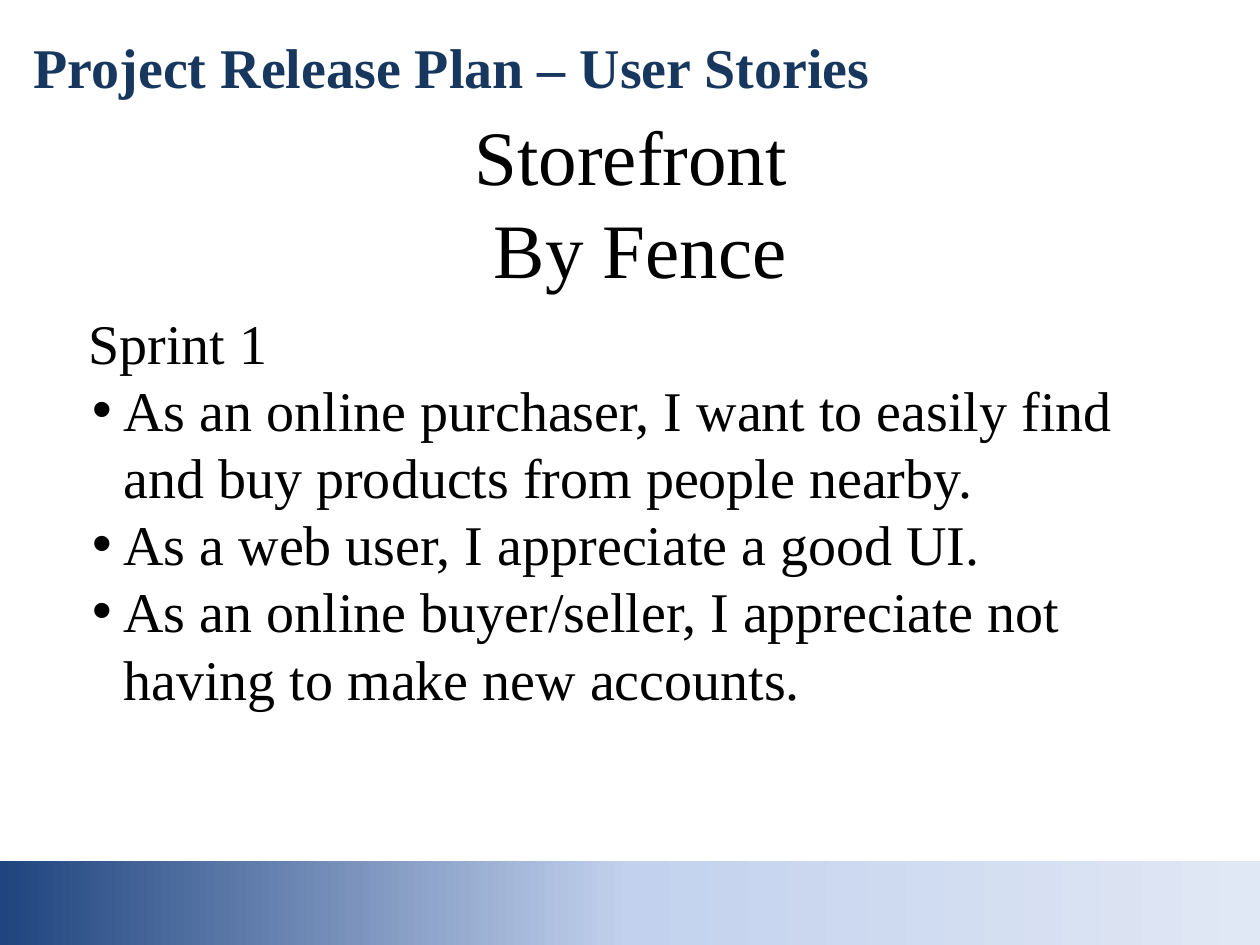
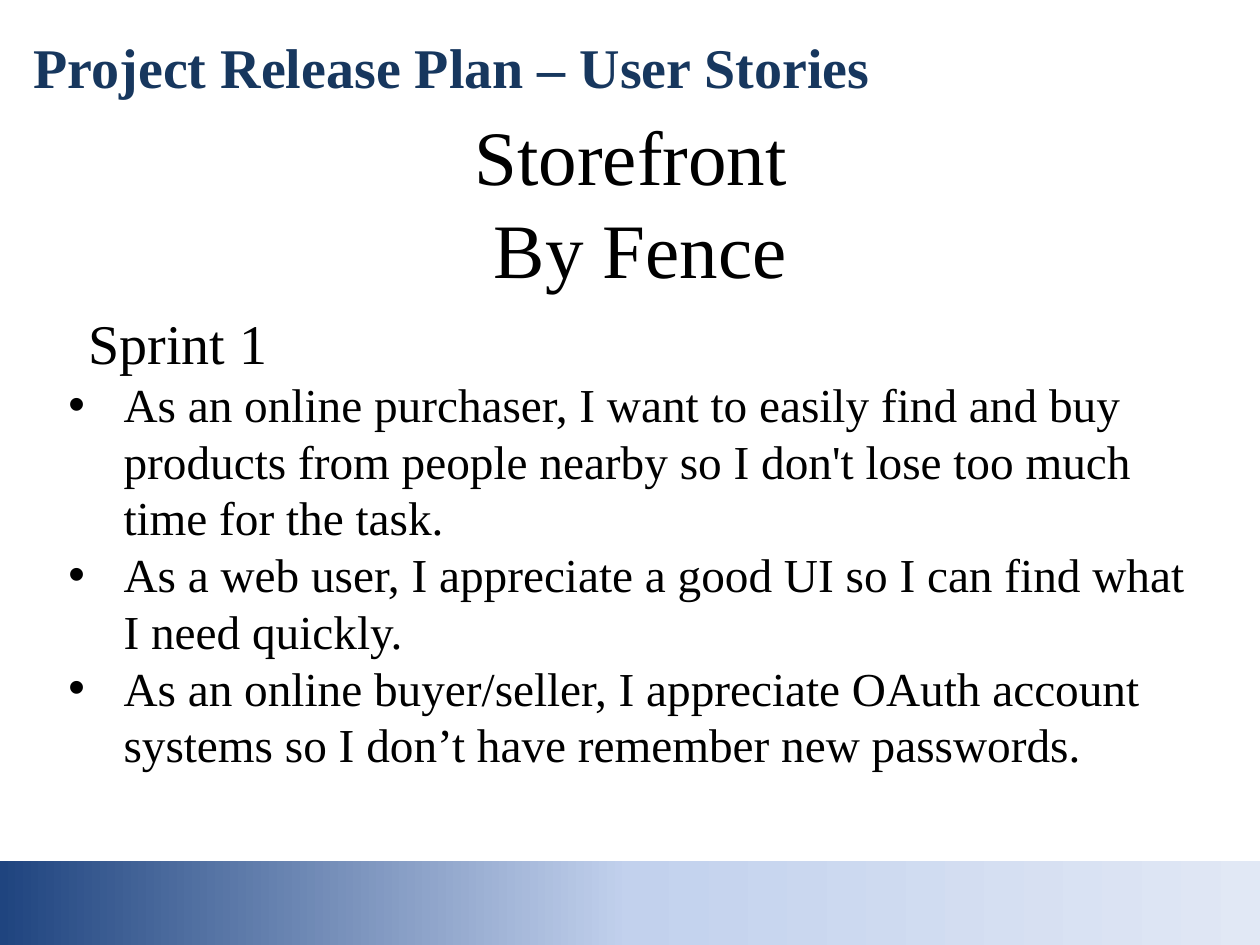
Before and after one commit to Fence-UCSC/Storefront, a slide deck: slide 3 of docs/presentation.pptx. Drawn at 1260x945 pixels with LibreOffice and Linux fonts; fonts in the diff are those of the drawing; background and template pictures are left out. Boxes give left, top, right and bottom in pixels: in the first picture for what was removed or moved away, otherwise in the second. Text is boxed around its words. In the diff, an @@ line names an element or a change of style, - is before the commit and + after.

```diff
--- a/docs/presentation.pptx
+++ b/docs/presentation.pptx
@@ text at bbox=[124, 388, 1184, 772]: text changed; size 32 to 27 pt @@
-• As an online purchaser, I want to easily find and buy products from people nearby.
-• As a web user, I appreciate a good UI.
-• As an online buyer/seller, I appreciate not having to make new accounts.
+• As an online purchaser, I want to easily find and buy products from people nearby so I don't lose too much time for the task.
+• As a web user, I appreciate a good UI so I can find what I need quickly.
+• As an online buyer/seller, I appreciate OAuth account systems so I don’t have remember new passwords.
```
Also in this commit, not shown: 2 other slides changed, 2 other files.
